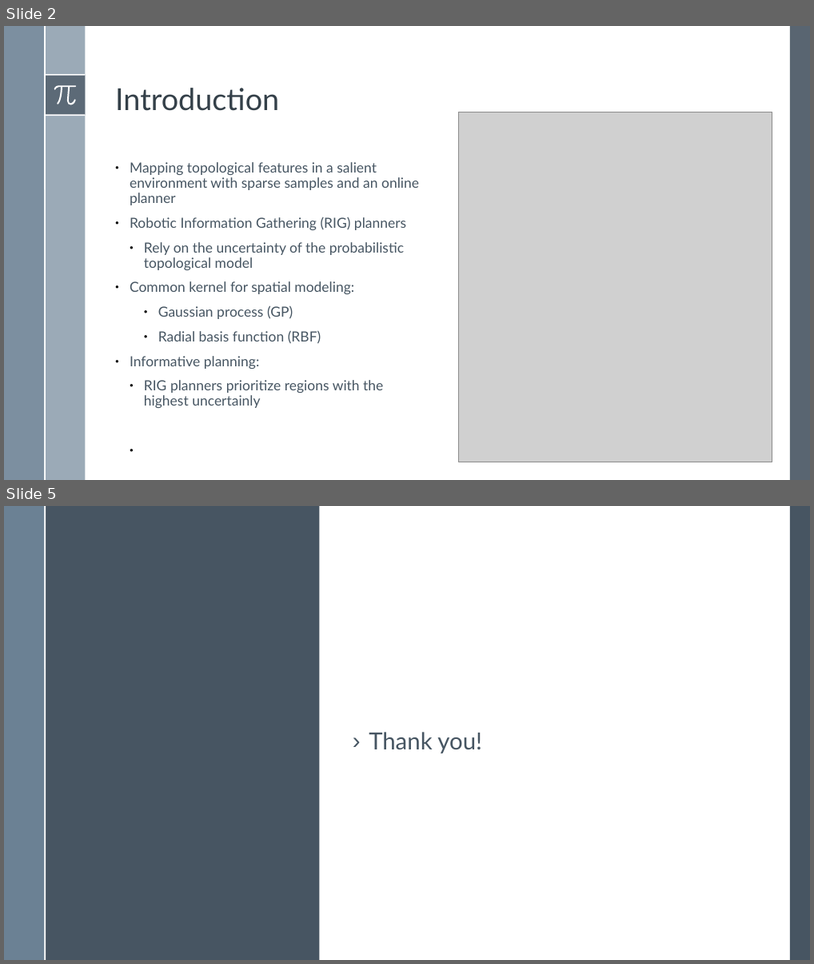
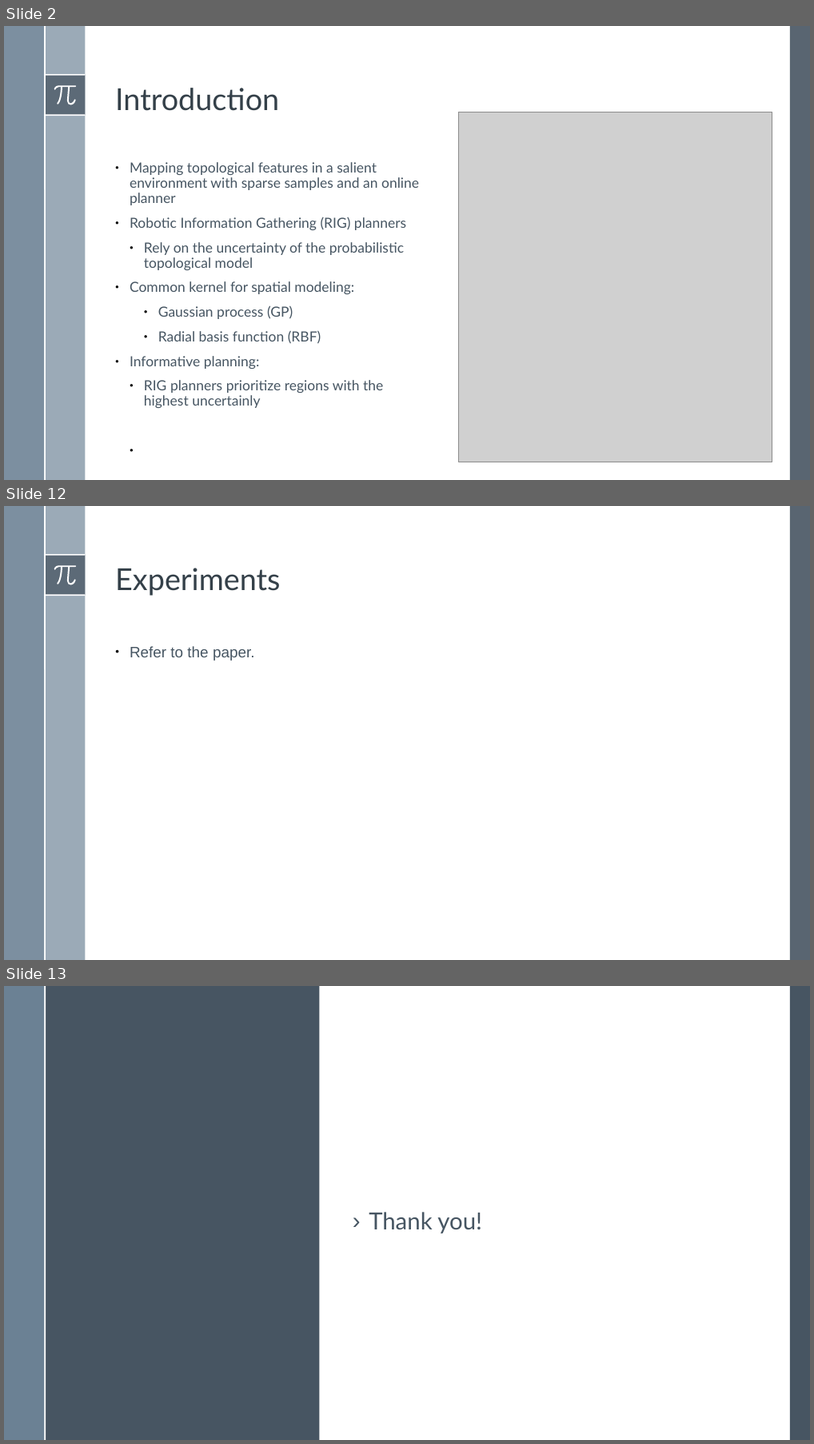
Before and after one commit to BardiaMojra/literature_reviews, a slide deck: ak_attentive_kernel_for_information_gathering/ak_attentive_kernel_for_information_gathering.odp. Shown one above the other, each under a label of ours: slides 2 and 5 before the commit, slides 2, 12 and 13 after it; the slides between them are not shown. The pictures are 814x964 and 814x1444 pixels, drawn with LibreOffice and Linux fonts; fonts in the diff are those of the drawing; grey boxes stand for pictures. Boxes give left, top, right and bottom in pixels: in the first picture for what was removed or moved away, otherwise in the second. Text is boxed around its words. In the diff, an @@ line names an element or a change of style, - is before the commit and + after.

```diff
--- a/ak_attentive_kernel_for_information_gathering/ak_attentive_kernel_for_information_gathering.odp
+++ b/ak_attentive_kernel_for_information_gathering/ak_attentive_kernel_for_information_gathering.odp
@@ slide 12 added at (4, 506, 810, 960), background #FFFFFF; not listed: 8 template elements that a slide beside it also shows @@
@@ text added at (115, 568, 280, 596), 36 pt, text #344049 @@
+Experiments
@@ text added at (130, 646, 255, 660), 18 pt, text #465562 @@
+● Refer to the paper.
@@ what was slide 5 is now slide 13 @@
```
Also in this commit, not shown: 2 slides changed, 7 other slides added, 5 other files.
